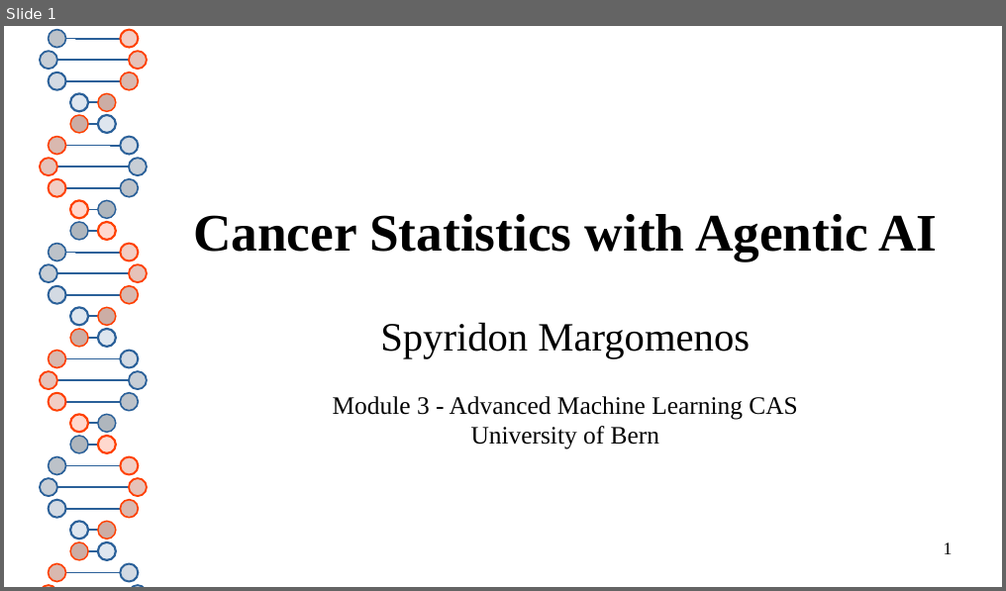
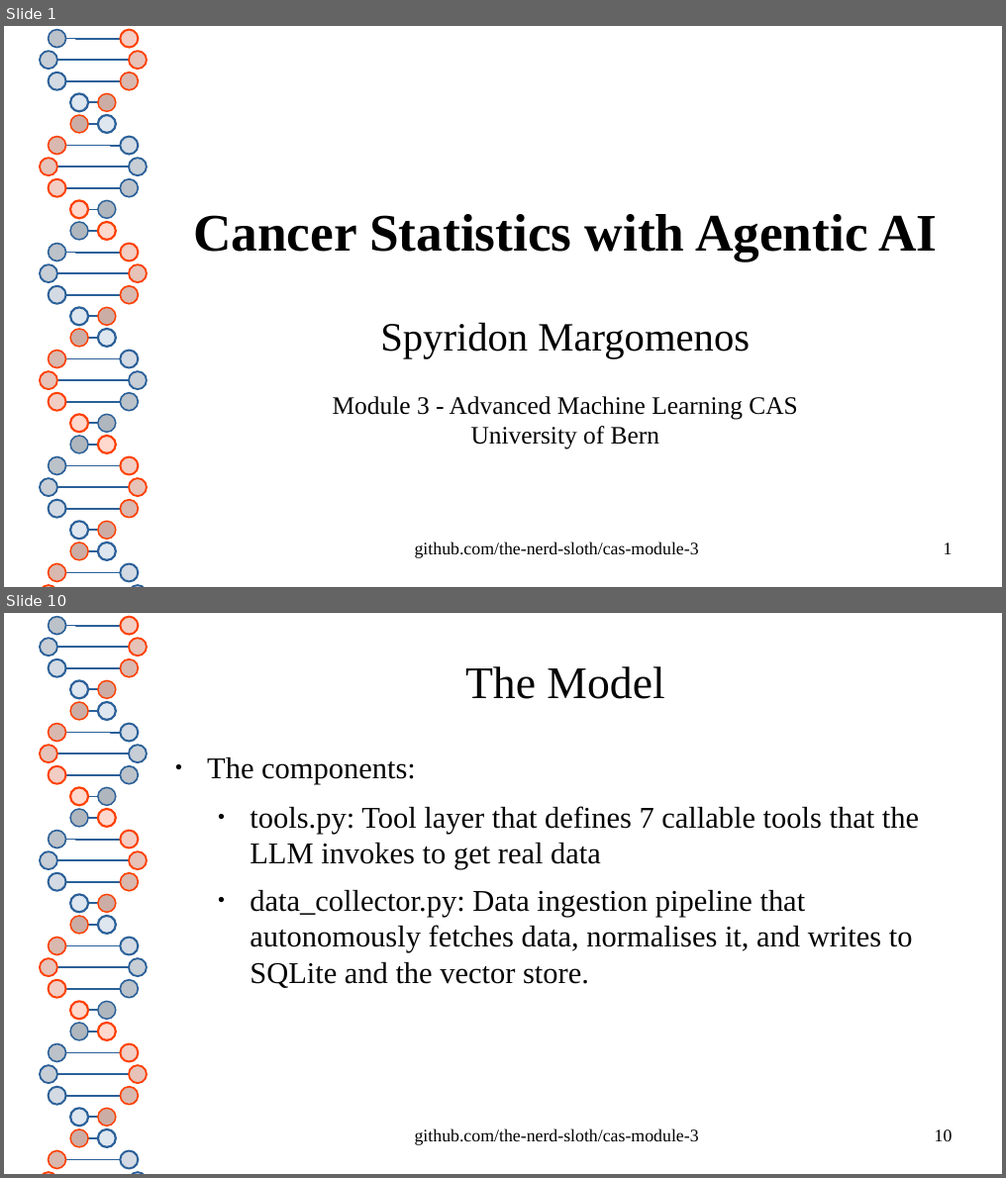
Before and after one commit to the-nerd-sloth/cas-module-3, a slide deck: presentation/agentic-cancer.odp. Shown one above the other, each under a label of ours: slide 1 before the commit, slides 1 and 10 after it; the slides between them are not shown. The pictures are 1006x591 and 1006x1178 pixels, drawn with LibreOffice and Linux fonts; fonts in the diff are those of the drawing. Boxes give left, top, right and bottom in pixels: in the first picture for what was removed or moved away, otherwise in the second. Text is boxed around its words. In the diff, an @@ line names an element or a change of style, - is before the commit and + after.

```diff
--- a/presentation/agentic-cancer.odp
+++ b/presentation/agentic-cancer.odp
@@ slide 10 added at [4, 613, 1002, 1174], background #FFFFFF; not listed: 80 template elements that a slide beside it also shows @@
@@ title added at [465, 666, 664, 699], 36 pt, text #050505 @@
+The Model
@@ text added at [207, 758, 919, 988], 24 pt, text #050505 @@
+● The components:
+  ● tools.py: Tool layer that defines 7 callable tools that the LLM invokes to get real data
+  ● data_collector.py: Data ingestion pipeline that autonomously fetches data, normalises it, and writes to SQLite and the vector store.
@@ text added at [415, 1129, 699, 1146], 14 pt, text #000000 @@
+github.com/the-nerd-sloth/cas-module-3
@@ page number added at [935, 1130, 952, 1142], 14 pt, text #000000 @@
+10
@@ slide 1 changed as well @@
@@ text added at [415, 542, 699, 559], 14 pt, text #000000 @@
+github.com/the-nerd-sloth/cas-module-3
```
Also in this commit, not shown: 14 other slides added, 1 slide removed, 1 other file.
